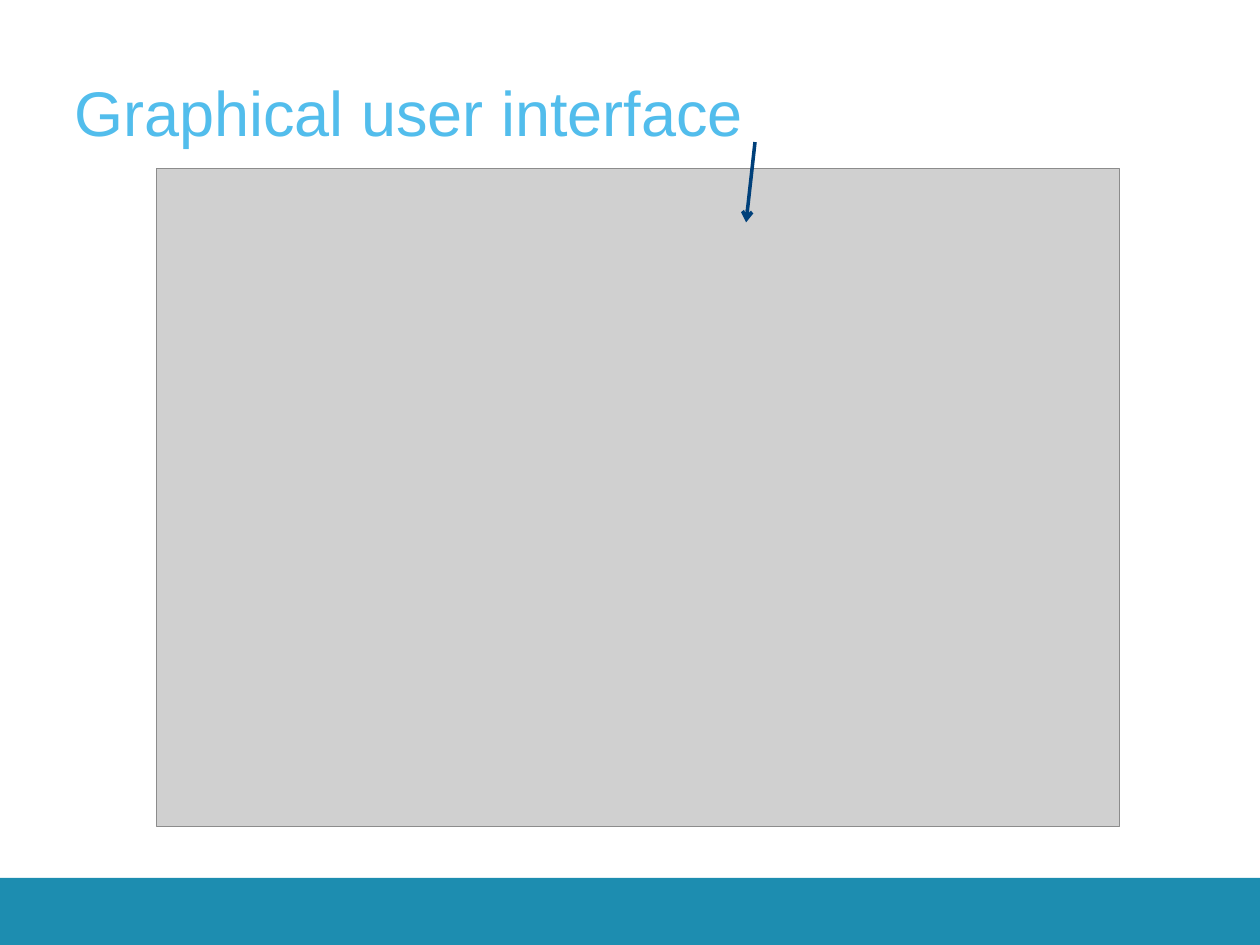
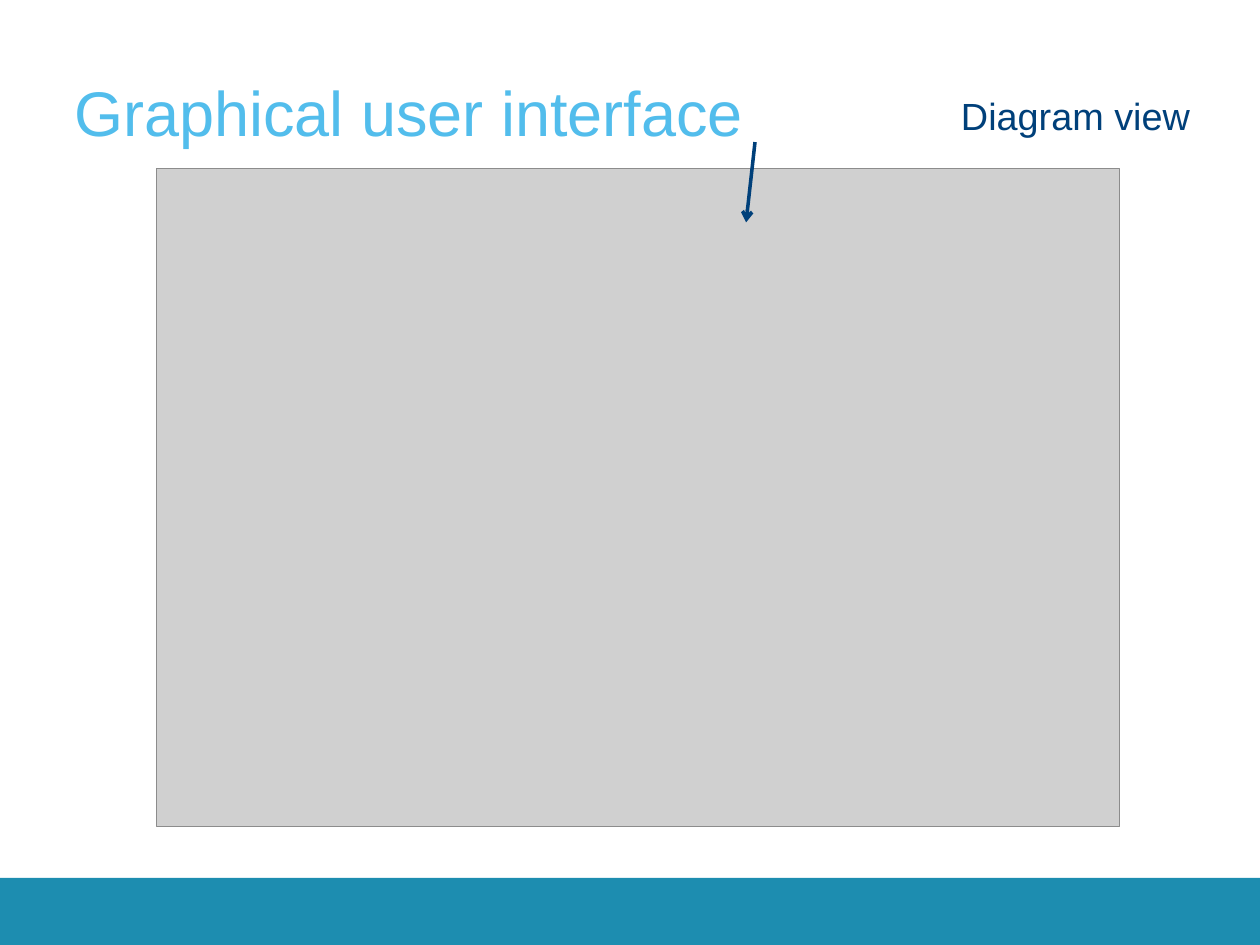
Before and after one commit to aswathnaray/__CrashCourse__, a slide deck: slide 16 of 2017-2018/Presentations/CrashCourse_2016.pptx (slide 14 before the commit). Drawn at 1260x945 pixels with LibreOffice and Linux fonts; fonts in the diff are those of the drawing; grey boxes stand for pictures; background and template pictures are left out. Boxes give left, top, right and bottom in pixels: in the first picture for what was removed or moved away, otherwise in the second. Text is boxed around its words. In the diff, an @@ line names an element or a change of style, - is before the commit and + after.

```diff
--- a/2017-2018/Presentations/CrashCourse_2016.pptx
+++ b/2017-2018/Presentations/CrashCourse_2016.pptx
@@ text added at <box>961,102,1190,137</box>, 24 pt, text #00407A @@
+Diagram view
```
Also in this commit, not shown: 14 other slides changed, 14 slides added, 10 slides removed.
